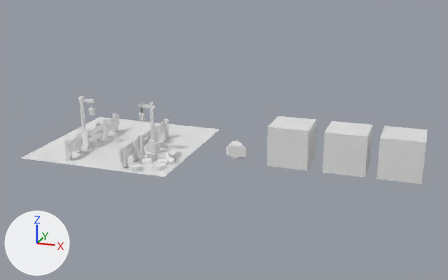
The Blender file portal.blend: old version first, new version second.
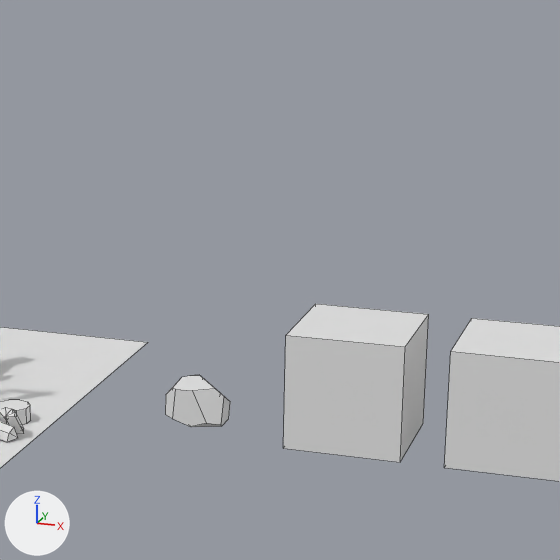
Old and new are each drawn whole from a 50 mm camera at (7.75, -14.43, 5.41) aimed at (2.84, -0.1, 0.41) and again close up on the part from 38% to 81% of the width and 4% to 73% of the height. Arrows for +X, +Y and +Z are at lower left; the lights stay in place. The close-ups show mesh edges as thin lines.
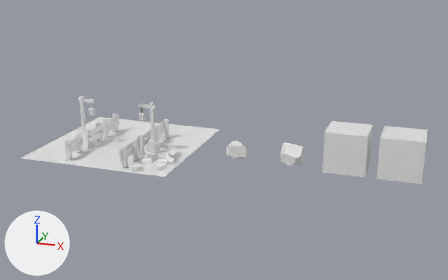
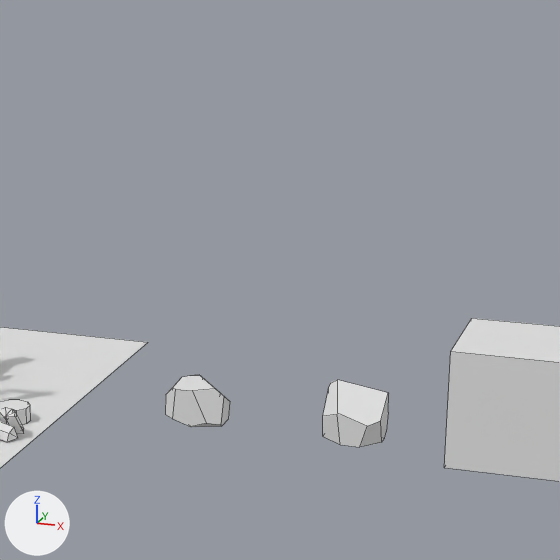
Commit message: bisect rock 2

What differs and where, as boxes [x1, y1, x2, y2] in the close-ups (560 x 560 px):
'Cube.001', deleted: before [283, 304, 429, 462]
'Rock2', added: after [323, 380, 389, 447]

What the commit changed:
Mesh me_cube_014_1 is new.
It has 24 vertices, 14 faces and spans x -1.0..1.0, y -1.0..1.0, z 0.0..1.88.
Object 'Cube.001' (ob_cube_001) is deleted.
Object 'Rock2' (ob_rock2) is new; it shows me_cube_014_1.
Its location is (4.592, 0.0, 0.0).
Its scale is (0.258, 0.258, 0.258).
